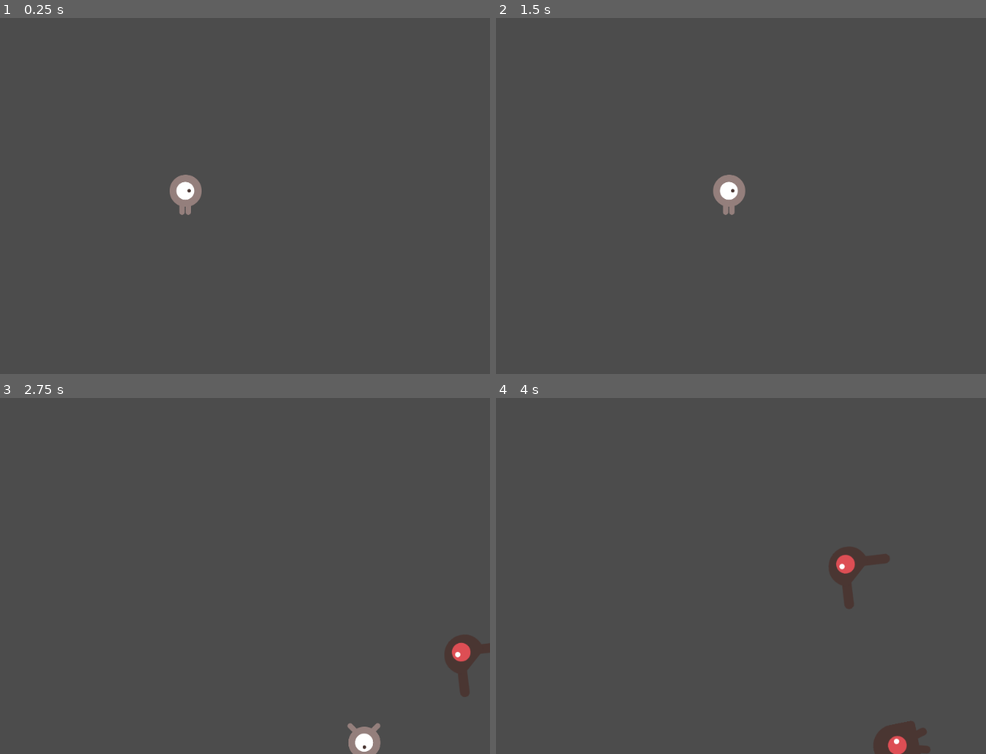
Above: before the commit, frames 1-4 (two rows, left to right).
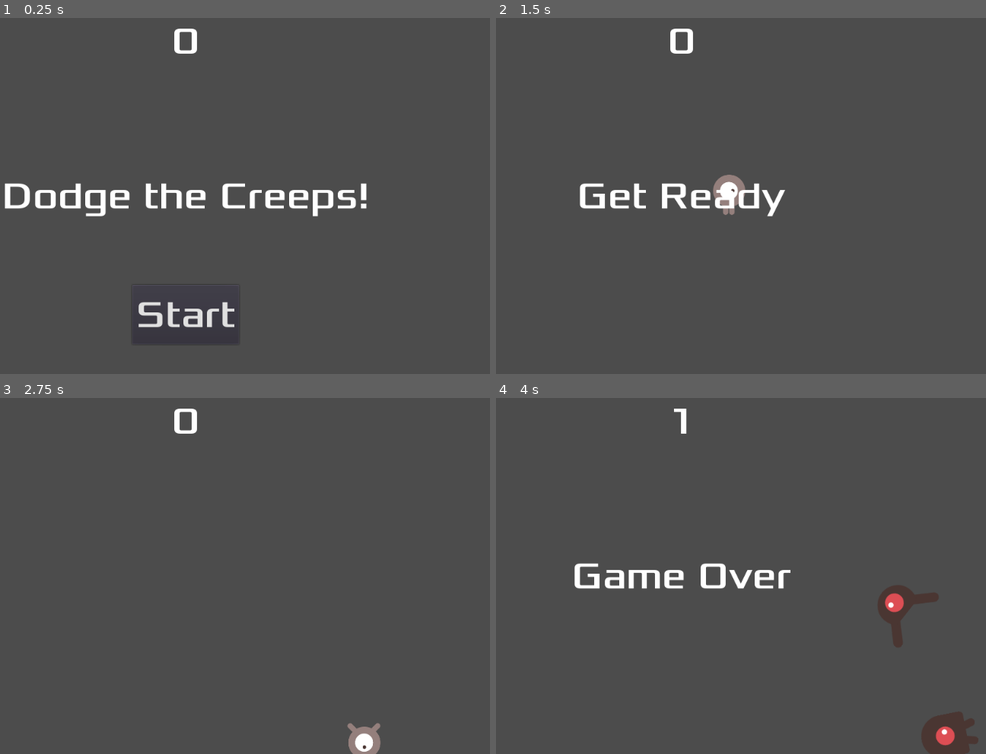
Above: after the commit, the same moments.

Repository: MartinVnOrnesSkole/DodgeTheCreeps
Game: Godot game, scene res://Main.tscn
Same seed, same stepped clock (60 frames per second), same inputs: the game is played once before the commit and once after it.
Inputs (mouse positions are in pixels of both pictures, inside the frame that each line leads up to):
- Up to frame 1 (0.25 s): no input
- Up to frame 2 (1.5 s): click (682, 313) at 0.5 s, where only the run after the commit has a clickable "Start"; tap Enter at 1.25 s; hold Right (ui_right) from 1.28 s (still down)
- Up to frame 3 (2.75 s): release Right (ui_right) at 2.03 s; hold Down (ui_down) from 2.03 s (still down)
- Up to frame 4 (4 s): release Down (ui_down) at 2.78 s; hold Right (ui_right) 2.78-3.53 s; hold Up (ui_up) from 3.53 s (still down)

The runs differ from the first frame. In frame 1, 3.4% of the frame differs, in the area x 0-75%, y 2-87%; in frame 2, 1.5%; in frame 3, 0.9%; in frame 4, 4.7%, in the area x 15-99%, y 2-100%.

Commit message:
hud koblet opp og spillet er ca ferdig.

Diff:
--- a/Main.gd
+++ b/Main.gd
@@ -5,19 +5,20 @@
 
 func _ready():
 	randomize()
-	new_game()
 
 
 func game_over():
 	$PoengTimer.stop()
 	$FiendeTimer.stop()
-	print("Game over")
+	$HUD.vis_game_over()
 
 
 func new_game():
 	poeng = 0
 	$Spiller.start($StartPosisjon.position)
 	$StartTimer.start()
+	$HUD.oppdater_poeng(poeng)
+	$HUD.vis_beskjed("Get Ready")
 
 
 func _on_FiendeTimer_timeout():
@@ -43,6 +44,7 @@
 
 func _on_PoengTimer_timeout():
 	poeng += 1
+	$HUD.oppdater_poeng(poeng)
 
 
 func _on_StartTimer_timeout():
--- a/Main.tscn
+++ b/Main.tscn
@@ -1,8 +1,9 @@
-[gd_scene load_steps=5 format=2]
+[gd_scene load_steps=6 format=2]
 
 [ext_resource path="res://Spiller.tscn" type="PackedScene" id=1]
 [ext_resource path="res://Main.gd" type="Script" id=2]
 [ext_resource path="res://Fiende.tscn" type="PackedScene" id=3]
+[ext_resource path="res://HUD.tscn" type="PackedScene" id=4]
 
 [sub_resource type="Curve2D" id=1]
 _data = {
@@ -32,7 +33,10 @@
 
 [node name="FiendeSpawnPoint" type="PathFollow2D" parent="FiendePath"]
 
+[node name="HUD" parent="." instance=ExtResource( 4 )]
+
 [connection signal="hit" from="Spiller" to="." method="game_over"]
 [connection signal="timeout" from="FiendeTimer" to="." method="_on_FiendeTimer_timeout"]
 [connection signal="timeout" from="PoengTimer" to="." method="_on_PoengTimer_timeout"]
 [connection signal="timeout" from="StartTimer" to="." method="_on_StartTimer_timeout"]
+[connection signal="start_game" from="HUD" to="." method="new_game"]
--- a/Spiller.gd
+++ b/Spiller.gd
@@ -6,6 +6,7 @@
 
 func _ready():
 	skjerm_storrelse = get_viewport_rect().size
+	hide()
 
 func _process(delta):
 	var bevegelse = Vector2()
